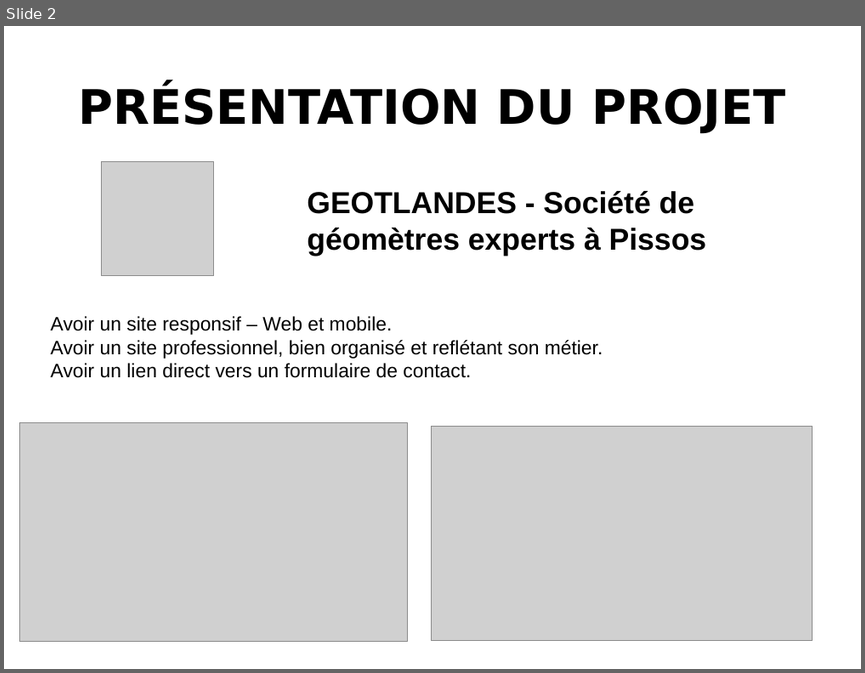
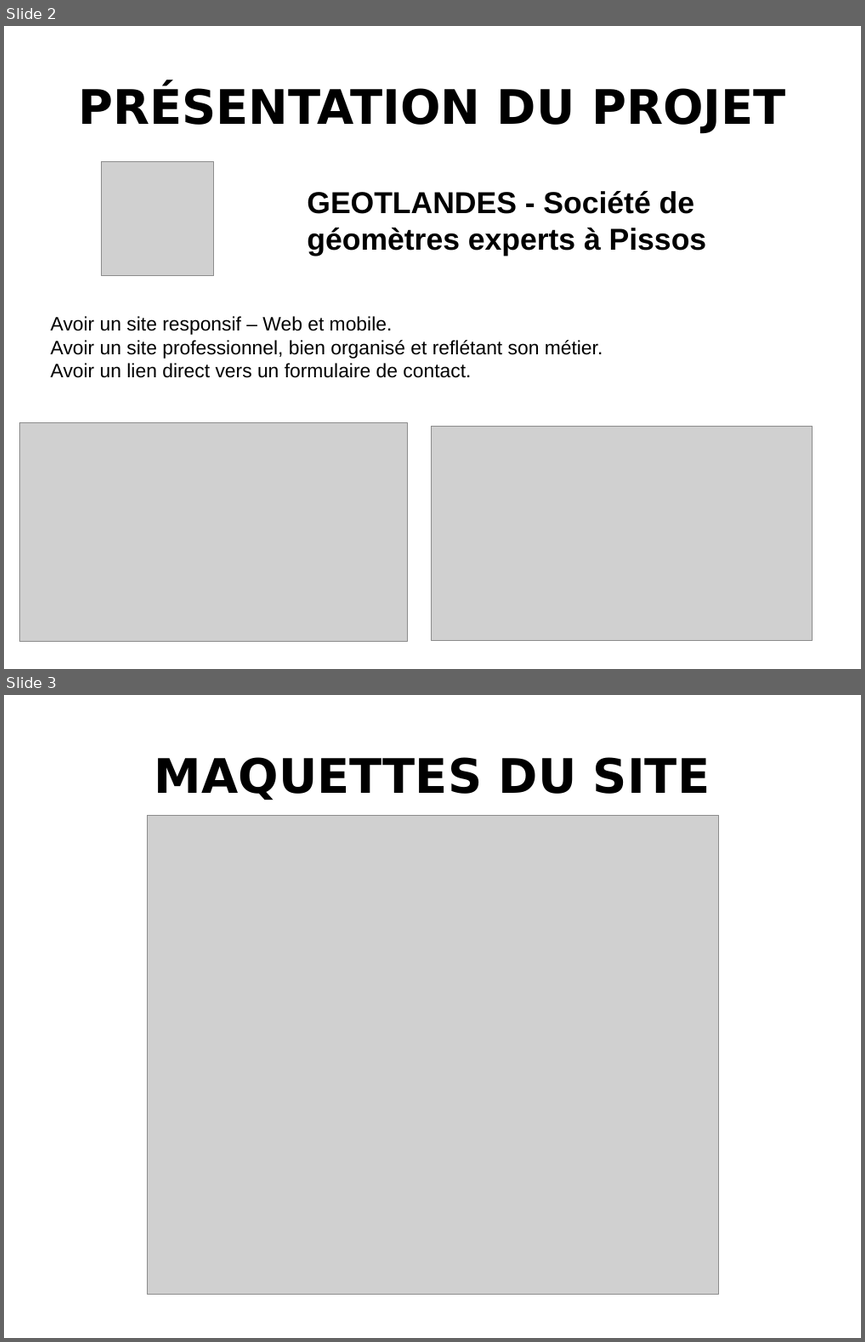
Before and after one commit to KatsuKumi/GeotLandes_WCS, a slide deck: Diapo.odp. Shown one above the other, each under a label of ours: slide 2 before the commit, slides 2 and 3 after it. The pictures are 865x673 and 865x1342 pixels, drawn with LibreOffice and Linux fonts; fonts in the diff are those of the drawing; grey boxes stand for pictures. Boxes give left, top, right and bottom in pixels: in the first picture for what was removed or moved away, otherwise in the second. Text is boxed around its words. In the diff, an @@ line names an element or a change of style, - is before the commit and + after.

```diff
--- a/Diapo.odp
+++ b/Diapo.odp
@@ slide 3 added at (4, 695, 861, 1338), background #FFFFFF @@
@@ title added at (154, 757, 710, 800), 44 pt, text #000000, bold @@
+MAQUETTES DU SITE
@@ picture added at (147, 815, 719, 1293) @@
```
Also in this commit, not shown: 1 slide changed, 4 other slides added, 14 other files.
